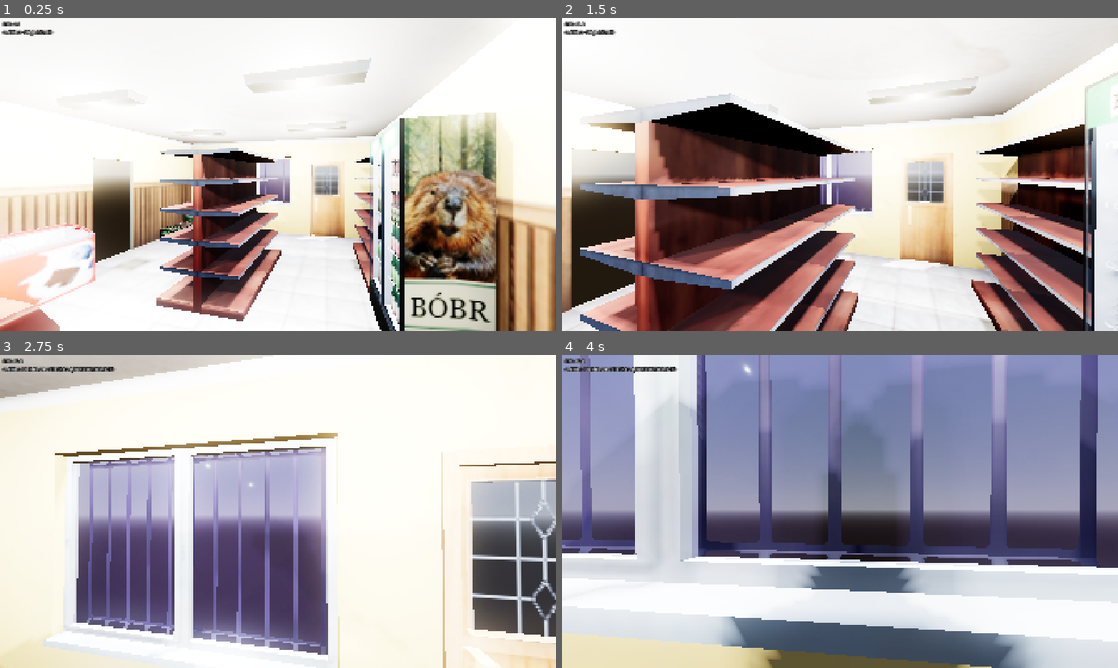
Above: before the commit, frames 1-4 (two rows, left to right).
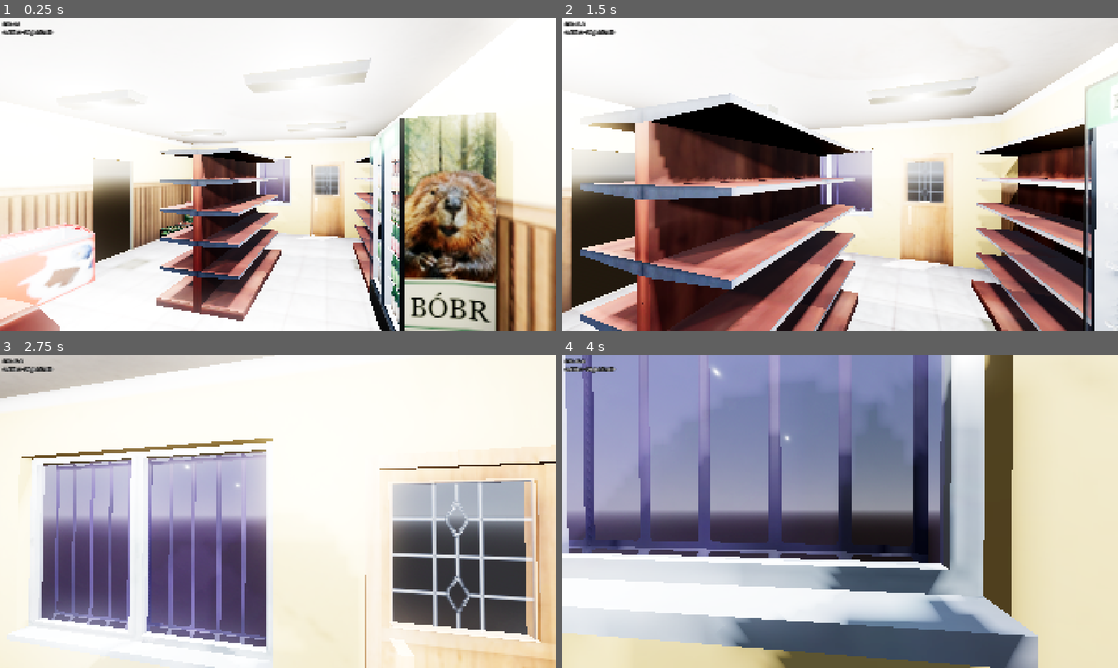
Above: after the commit, the same moments.

Repository: takanazwa5/ProjektMonopolowy
Game: Godot game, scene res://scenes/game/game.tscn
Two runs of this game, one before a commit and one after it. Both use one fixed random seed, a clock stepped at 60 frames per second and the inputs below.
Inputs (mouse positions are in pixels of both pictures, inside the frame that each line leads up to):
- Up to frame 1 (0.25 s): no input
- Up to frame 2 (1.5 s): tap Enter at 0.5 s; move the mouse to (867, 174) at 0.52 s; hold Ctrl (crouch) 0.53-1.28 s; hold W (walk_forward) from 0.53 s (still down); click (867, 174) at 0.67 s; move the mouse to (812, 174) at 1.27 s; tap G (drop_item) at 1.35 s
- Up to frame 3 (2.75 s): keep holding W (walk_forward); move the mouse to (289, 505) at 2.02 s; hold E (interact) from 2.03 s (still down)
- Up to frame 4 (4 s): keep holding W (walk_forward); move the mouse to (834, 517) at 2.77 s; release E (interact) at 2.78 s; click (834, 517) at 2.85 s; move the mouse to (878, 514) at 3.52 s; hold Ctrl (crouch) from 3.53 s (still down)

The runs differ from the first frame. In frame 1, less than 0.1% of the frame differs, in the area x 28-68%, y 42-90%; in frame 2, 0.2%; in frame 3, 36%; in frame 4, 50%, in the area x 0-100%, y 0-100%.

Commit message:
changes applied to level

Diff:
--- a/features/counter/counter.tscn
+++ b/features/counter/counter.tscn
@@ -7,6 +7,7 @@
 data = PackedVector3Array(-1.3496, 0.3727, 0.3693, -0.4811, 0.4173, 0.3693, -0.4811, 0.3727, 0.3693, -1.3496, 0.3727, 0 …(7936 unchanged characters)…
 
 [node name="Counter" type="StaticBody3D" groups=["counter"]]
+collision_layer = 5
 script = ExtResource("1_n5wx4")
 can_interact = false
 
--- a/features/level/level.tscn
+++ b/features/level/level.tscn
@@ -1,12 +1,11 @@
-[gd_scene load_steps=68 format=3 uid="uid://bs2knhaaun6oi"]
+[gd_scene load_steps=80 format=3 uid="uid://bs2knhaaun6oi"]
 
 [ext_resource type="Script" uid="uid://nllfvbeeh8hn" path="res://features/level/level.gd" id="1_5cegx"]
-[ext_resource type="PackedScene" uid="uid://dc0lnblefw7m" path="res://features/level/assets/furniture/meshes/szafa_wielka.glb" id="3_v1stt"]
 [ext_resource type="PackedScene" uid="uid://bfrkhd5j505xi" path="res://features/level/assets/beer_crates/meshes/beer_crates/bobr_crate.gltf" id="4_3vdyf"]
+[ext_resource type="PackedScene" uid="uid://bf60h6vttmjmp" path="res://features/level/assets/furniture/szafka_wielka.tscn" id="5_g4do5"]
 [ext_resource type="PackedScene" uid="uid://b5fjwjemdsw77" path="res://features/level/assets/beer_crates/meshes/beer_crates/boskie_crate.gltf" id="5_leaar"]
 [ext_resource type="PackedScene" uid="uid://cam8fx48wcwee" path="res://features/level/assets/beer_crates/meshes/beer_crates/jp_crate.gltf" id="6_msrsj"]
 [ext_resource type="PackedScene" uid="uid://dm37ts7fiuxnu" path="res://features/level/assets/beer_crates/meshes/beer_crates/mech_crate.gltf" id="7_0uke6"]
-[ext_resource type="PackedScene" uid="uid://dum24x4vjs36k" path="res://features/level/assets/furniture/meshes/szafa.glb" id="7_2e8v1"]
 [ext_resource type="PackedScene" uid="uid://btc2kupth45cq" path="res://features/level/assets/main_room/main_room.tscn" id="7_ksyp5"]
 [ext_resource type="PackedScene" uid="uid://8m2a6mm6ah1l" path="res://features/level/assets/beer_crates/meshes/beer_crates/ovecky_crate.gltf" id="8_qlrdg"]
 [ext_resource type="PackedScene" uid="uid://c2klqufu8iang" path="res://features/counter/counter.tscn" id="9_qqrg4"]
@@ -63,6 +62,19 @@
 [ext_resource type="PackedScene" uid="uid://vk4ygcsxweuu" path="res://features/items/beer/beer_mech_can.tscn" id="44_alhth"]
 [ext_resource type="PackedScene" uid="uid://dkgly1aj712f6" path="res://features/items/beer/beer_JP_bottle.tscn" id="46_1bd8k"]
 [ext_resource type="PackedScene" uid="uid://b7wqysvqquowd" path="res://features/items/beer/beer_mech_bottle.tscn" id="46_pr3tj"]
+[ext_resource type="PackedScene" uid="uid://ctondefrj34dv" path="res://features/level/assets/furniture/szafka.tscn" id="50_g4do5"]
+[ext_resource type="Resource" uid="uid://dm48vl6n3re8n" path="res://features/items/item_data/wines/data_dobreto.tres" id="53_rswm6"]
+[ext_resource type="Resource" uid="uid://bn120kxh7rpyj" path="res://features/items/item_data/wines/data_kwiat.tres" id="54_664iq"]
+[ext_resource type="Resource" uid="uid://dnjm7yivuuf5m" path="res://features/items/item_data/wines/data_pippolo.tres" id="55_6atqv"]
+[ext_resource type="Resource" uid="uid://cu6npyyw4hdw6" path="res://features/items/item_data/wines/data_ruski_szampan.tres" id="56_srmgw"]
+[ext_resource type="Resource" uid="uid://bxoky8lw2yola" path="res://features/items/item_data/wines/data_breslau.tres" id="57_828v1"]
+[ext_resource type="Resource" uid="uid://bvjynkjt64j78" path="res://features/items/item_data/wines/data_jabluszko_pomorskie.tres" id="58_plltk"]
+[ext_resource type="Resource" uid="uid://bivetmp0xkw1r" path="res://features/items/item_data/wines/data_krolewskie.tres" id="59_s5b4y"]
+[ext_resource type="Resource" uid="uid://cg8m208ctt4sg" path="res://features/items/item_data/wines/data_zofia.tres" id="60_pukx6"]
+[ext_resource type="Resource" uid="uid://hx04otlco6x8" path="res://features/items/item_data/wines/data_arena.tres" id="61_dwqpw"]
+[ext_resource type="Resource" uid="uid://b7x6lgg8fa43q" path="res://features/items/item_data/wines/data_sierzant.tres" id="62_vk6of"]
+[ext_resource type="Resource" uid="uid://bultpbaukmflj" path="res://features/items/item_data/wines/data_tas_tas.tres" id="63_klck8"]
+[ext_resource type="Resource" uid="uid://b3pbesma7i5hh" path="res://features/items/item_data/wines/data_wino.tres" id="64_rr5fb"]
 
 [sub_resource type="ProceduralSkyMaterial" id="ProceduralSkyMaterial_raucf"]
 
@@ -103,11 +115,11 @@
 [node name="NavigationRegion3D" type="NavigationRegion3D" parent="."]
 navigation_mesh = SubResource("NavigationMesh_ksyp5")
 
-[node name="Szafa" parent="NavigationRegion3D" instance=ExtResource("7_2e8v1")]
-transform = Transform3D(1, 0, 0, 0, 1, 0, 0, 0, 1, -2.73258, 0.132334, 2.51625)
-
-[node name="Szafa2" parent="NavigationRegion3D" instance=ExtResource("7_2e8v1")]
-transform = Transform3D(1, 0, 0, 0, 1, 0, 0, 0, 1, -2.73258, 0.132334, 1.51638)
+[node name="Szafka" parent="NavigationRegion3D" instance=ExtResource("50_g4do5")]
+transform = Transform3D(1, 0, 0, 0, 1, 0, 0, 0, 1, -2.733, 0.132, 2.516)
+
+[node name="Szafka2" parent="NavigationRegion3D" instance=ExtResource("50_g4do5")]
+transform = Transform3D(1, 0, 0, 0, 1, 0, 0, 0, 1, -2.733, 0.132, 1.516)
 
 [node name="Freezer" parent="NavigationRegion3D" instance=ExtResource("41_tg0fj")]
 transform = Transform3D(1, 0, 0, 0, 1, 0, 0, 0, 1, 2.68207, 0.138333, -0.432348)
@@ -116,8 +128,8 @@
 unique_name_in_owner = true
 transform = Transform3D(1, 0, 0, 0, 1, 0, 0, 0, 1, 1.34766, 0.124331, -1.64097)
 
-[node name="SzafaWielka" parent="NavigationRegion3D" instance=ExtResource("3_v1stt")]
-transform = Transform3D(1, 0, 0, 0, 1, 0, 0, 0, 1, 2.7239, 0.125929, -3.84327)
+[node name="Szafka_Wielka" parent="NavigationRegion3D" instance=ExtResource("5_g4do5")]
+transform = Transform3D(1, 0, 0, 0, 1, 0, 0, 0, 1, 2.724, 0.126, -3.843)
 
 [node name="Fridge" parent="NavigationRegion3D" instance=ExtResource("41_bqyah")]
 unique_name_in_owner = true
@@ -132,17 +144,17 @@
 
 [node name="Furniture" type="Node" parent="NavigationRegion3D"]
 
-[node name="Szafa3" parent="NavigationRegion3D/Furniture" instance=ExtResource("7_2e8v1")]
-transform = Transform3D(1, 0, 0, 0, 1, 0, 0, 0, 1, -0.0106017, 0.132334, 0.660622)
-
-[node name="Szafa5" parent="NavigationRegion3D/Furniture" instance=ExtResource("7_2e8v1")]
-transform = Transform3D(1, 0, 0, 0, 1, 0, 0, 0, 1, -0.0106017, 0.132334, 1.66103)
-
-[node name="Szafa4" parent="NavigationRegion3D/Furniture" instance=ExtResource("7_2e8v1")]
-transform = Transform3D(-1, 0, -8.74228e-08, 0, 1, 0, 8.74228e-08, 0, -1, -0.0106017, 0.132334, 1.66103)
-
-[node name="Szafa6" parent="NavigationRegion3D/Furniture" instance=ExtResource("7_2e8v1")]
-transform = Transform3D(-1, 0, -8.74228e-08, 0, 1, 0, 8.74228e-08, 0, -1, -0.0106017, 0.132334, 0.660622)
+[node name="Szafka" parent="NavigationRegion3D/Furniture" instance=ExtResource("50_g4do5")]
+transform = Transform3D(1, 0, 0, 0, 1, 0, 0, 0, 1, -0.011, 0.132, 0.661)
+
+[node name="Szafka2" parent="NavigationRegion3D/Furniture" instance=ExtResource("50_g4do5")]
+transform = Transform3D(1, 0, 0, 0, 1, 0, 0, 0, 1, -0.011, 0.132, 1.661)
+
+[node name="Szafka3" parent="NavigationRegion3D/Furniture" instance=ExtResource("50_g4do5")]
+transform = Transform3D(-1, 0, 8.742278e-08, 0, 1, 0, -8.742278e-08, 0, -1, -0.011, 0.132, 1.661)
+
+[node name="Szafka4" parent="NavigationRegion3D/Furniture" instance=ExtResource("50_g4do5")]
+transform = Transform3D(-1, 0, 8.742278e-08, 0, 1, 0, -8.742278e-08, 0, -1, -0.011, 0.132, 0.661)
 
 [node name="BeerCrates" type="Node3D" parent="NavigationRegion3D/Furniture"]
 
@@ -1345,44 +1357,92 @@
 [node name="Musujace" type="Node3D" parent="Wines"]
 transform = Transform3D(1, 0, 0, 0, 1, 0, 0, 0, 1, -0.24256623, 0.84291315, 0)
 
-[node name="WinoDobreto_1" parent="Wines/Musujace" instance=ExtResource("28_2xqc7")]
+[node name="WinoDobreto_1" parent="Wines/Musujace" groups=["items"] instance=ExtResource("28_2xqc7")]
 transform = Transform3D(1, 0, 0, 0, 1, 0, 0, 0, 1, -0.5, 0, 0)
-
-[node name="WinoKwiat_1" parent="Wines/Musujace" instance=ExtResource("29_rr5fb")]
+collision_layer = 4
+collision_mask = 5
+data = ExtResource("53_rswm6")
+reticle_tooltip_text = "Butelka Dobreto"
+
+[node name="WinoKwiat_1" parent="Wines/Musujace" groups=["items"] instance=ExtResource("29_rr5fb")]
 transform = Transform3D(1, 0, 0, 0, 1, 0, 0, 0, 1, -0.2, 0, 0)
-
-[node name="WinoPippolo_1" parent="Wines/Musujace" instance=ExtResource("30_klck8")]
+collision_layer = 4
+collision_mask = 5
+data = ExtResource("54_664iq")
+reticle_tooltip_text = "Butelka Kwiatu"
+
+[node name="WinoPippolo_1" parent="Wines/Musujace" groups=["items"] instance=ExtResource("30_klck8")]
 transform = Transform3D(1, 0, 0, 0, 1, 0, 0, 0, 1, 0.4, 0, 0)
-
-[node name="WinoRuskiSzampan_1" parent="Wines/Musujace" instance=ExtResource("31_vk6of")]
+collision_layer = 4
+collision_mask = 5
+data = ExtResource("55_6atqv")
+reticle_tooltip_text = "Butelka Pippolo"
+
+[node name="WinoRuskiSzampan_1" parent="Wines/Musujace" groups=["items"] instance=ExtResource("31_vk6of")]
 transform = Transform3D(1, 0, 0, 0, 1, 0, 0, 0, 1, 0.1, 0, 0)
+collision_layer = 4
+collision_mask = 5
+data = ExtResource("56_srmgw")
+reticle_tooltip_text = "Butelka Ruskiego Szampana"
 
 [node name="Premium" type="Node3D" parent="Wines"]
 transform = Transform3D(1, 0, 0, 0, 1, 0, 0, 0, 1, -0.24256623, 0.4215163, 0)
 
-[node name="WinoBreslau_1" parent="Wines/Premium" instance=ExtResource("32_2xqc7")]
+[node name="WinoBreslau_1" parent="Wines/Premium" groups=["items"] instance=ExtResource("32_2xqc7")]
 transform = Transform3D(1, 0, 0, 0, 1, 0, 0, 0, 1, -0.5, 0, 0)
-
-[node name="WinoJabluszkoPomorskie_1" parent="Wines/Premium" instance=ExtResource("33_rr5fb")]
+collision_layer = 4
+collision_mask = 5
+data = ExtResource("57_828v1")
+reticle_tooltip_text = "Butelka Breslau"
+
+[node name="WinoJabluszkoPomorskie_1" parent="Wines/Premium" groups=["items"] instance=ExtResource("33_rr5fb")]
 transform = Transform3D(1, 0, 0, 0, 1, 0, 0, 0, 1, -0.2, 0, 0)
-
-[node name="WinoKrolewskie_1" parent="Wines/Premium" instance=ExtResource("34_klck8")]
+collision_layer = 4
+collision_mask = 5
+data = ExtResource("58_plltk")
+reticle_tooltip_text = "Butelka Jabłuszka Pomorskiego"
+
+[node name="WinoKrolewskie_1" parent="Wines/Premium" groups=["items"] instance=ExtResource("34_klck8")]
 transform = Transform3D(1, 0, 0, 0, 1, 0, 0, 0, 1, 0.1, 0, 0)
-
-[node name="WinoZofia_1" parent="Wines/Premium" instance=ExtResource("35_vk6of")]
+collision_layer = 4
+collision_mask = 5
+data = ExtResource("59_s5b4y")
+reticle_tooltip_text = "Butelka Królewskiego"
+
+[node name="WinoZofia_1" parent="Wines/Premium" groups=["items"] instance=ExtResource("35_vk6of")]
 transform = Transform3D(1, 0, 0, 0, 1, 0, 0, 0, 1, 0.4, 0, 0)
+collision_layer = 4
+collision_mask = 5
+data = ExtResource("60_pukx6")
+reticle_tooltip_text = "Butelka Zofii"
 
 [node name="Jabole" type="Node3D" parent="Wines"]
 transform = Transform3D(1, 0, 0, 0, 1, 0, 0, 0, 1, -0.24256623, 0.0016889572, 0)
 
-[node name="WinoArena_1" parent="Wines/Jabole" instance=ExtResource("28_tksdx")]
+[node name="WinoArena_1" parent="Wines/Jabole" groups=["items"] instance=ExtResource("28_tksdx")]
 transform = Transform3D(1, 0, 0, 0, 1, 0, 0, 0, 1, -0.5, -0.002, 0)
-
-[node name="WinoSierzant_1" parent="Wines/Jabole" instance=ExtResource("29_nca55")]
+collision_layer = 4
+collision_mask = 5
+data = ExtResource("61_dwqpw")
+reticle_tooltip_text = "Butelka Areny"
+
+[node name="WinoSierzant_1" parent="Wines/Jabole" groups=["items"] instance=ExtResource("29_nca55")]
 transform = Transform3D(1, 0, 0, 0, 1, 0, 0, 0, 1, -0.2, -0.002, 0)
-
-[node name="WinoTasTas_1" parent="Wines/Jabole" instance=ExtResource("30_wo7fh")]
+collision_layer = 4
+collision_mask = 5
+data = ExtResource("62_vk6of")
+reticle_tooltip_text = "Butelka Sierżanta"
+
+[node name="WinoTasTas_1" parent="Wines/Jabole" groups=["items"] instance=ExtResource("30_wo7fh")]
 transform = Transform3D(1, 0, 0, 0, 1, 0, 0, 0, 1, 0.1, -0.002, 0)
-
-[node name="WinoWino_1" parent="Wines/Jabole" instance=ExtResource("31_0muuh")]
+collision_layer = 4
+collision_mask = 5
+data = ExtResource("63_klck8")
+reticle_tooltip_text = "Butelka Tas Tas"
+
+[node name="WinoWino_1" parent="Wines/Jabole" groups=["items"] instance=ExtResource("31_0muuh")]
 transform = Transform3D(1, 0, 0, 0, 1, 0, 0, 0, 1, 0.4, -0.002, 0)
+collision_layer = 4
+collision_mask = 5
+data = ExtResource("64_rr5fb")
+reticle_tooltip_text = "Butelka Wino"
--- a/features/player/player.tscn
+++ b/features/player/player.tscn
@@ -249,7 +249,7 @@
 [node name="InteractionRaycast" type="RayCast3D" parent="CameraRoot/Camera"]
 unique_name_in_owner = true
 target_position = Vector3(0, 0, -1.5)
-collision_mask = 13
+collision_mask = 12
 collide_with_areas = true
 script = ExtResource("2_7mbft")
 
